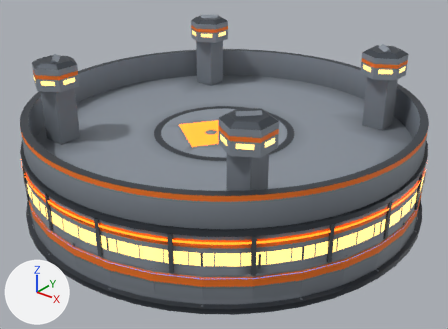
An edit to the glTF model assets/models/jail_l.glb, drawn before and after from the same camera.
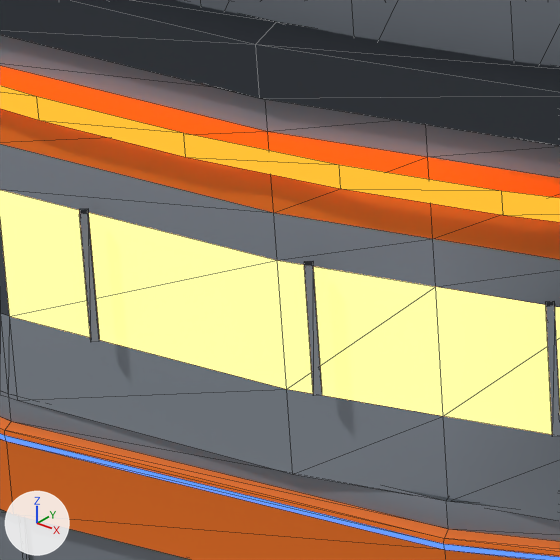
The first picture shows the older version from a 50 mm lens placed at (17.13, -21.44, 14.54), pointed at (0.51, -0.65, 1.66). The close-ups show the older and then the newer version on the part from 24% to 37% of the width and 66% to 83% of the height of that picture. Only the edits that show in the close-ups are written down. The axes (+X, +Y, +Z) are drawn at lower left. The lights are the same throughout. The close-ups show mesh edges as thin lines. Vertices at exactly the same position are counted once.

The first close-up shows 'PorchTop', 'Roof', 'Upper_25', 'Upper_26', 'Wall_24', 'Wall_25', 'Wall_26' and 1 more.
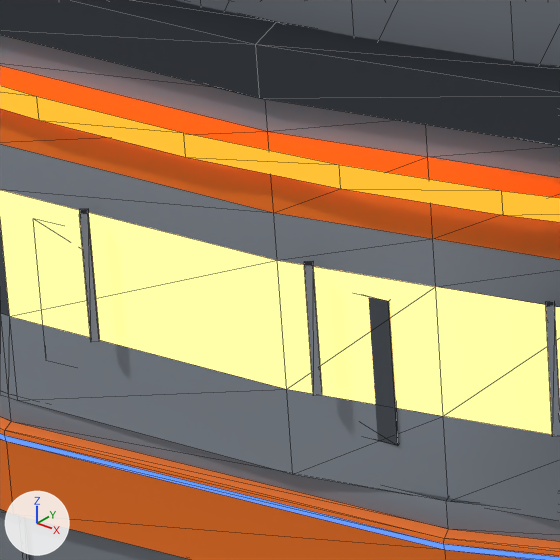
The change in detail:
me_upper_25_band is used by ob_upper_25_band; location (0.0, 0.0, 0.0).
me_upper_25_band had 16 vertices, 12 faces and spanned x 1.8..3.52, y -9.05..-8.5, z 1.42..2.96.
me_upper_25_band now has 240 vertices, 162 faces and spans x 1.8..3.52, y -9.05..-8.5, z 1.42..2.96.
me_upper_25_band part 1: 4 vertices moved from x 1.8..3.52, y -9.05..-8.51, z 1.75..2.8 to x 1.8..3.52, y -9.05..-8.51, z 2.0..2.6; 4 vertices removed from x 1.8..3.52, y -9.05..-8.51, z 2.1..2.45; 228 vertices added at x 1.97..3.38, y -9.05..-8.58, z 1.59..2.21.
me_upper_25_band gains material mat_accent.
me_upper_25_band gains material mat_lightstrip.

Boxes [x1, y1, x2, y2] around the edits, measured in the close-ups (560 x 560 px):
'Upper_25_Band', reshaped (not visible before): after [368, 297, 399, 446]
